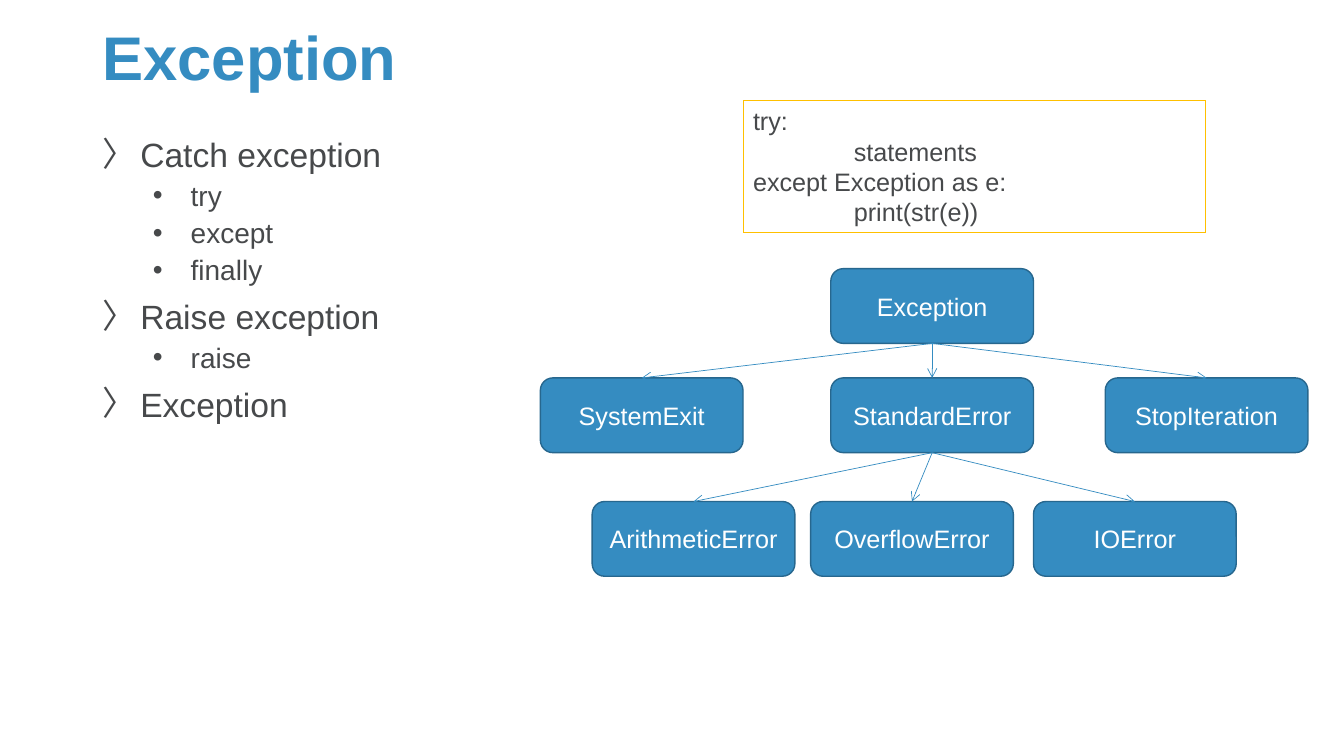
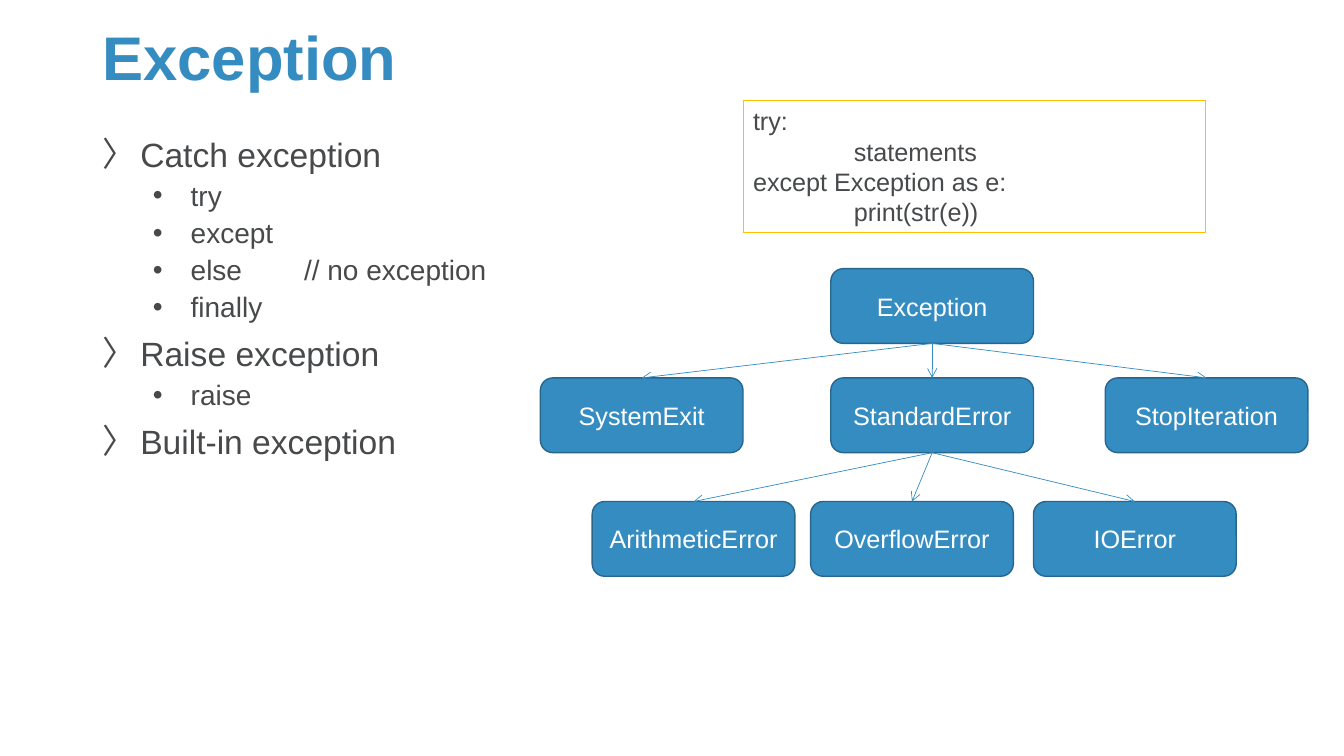
Before and after one commit to Sparks-Lu/TechNotes, a slide deck: slide 26 of Python/Python-Notes.pptx (slide 25 before the commit). Drawn at 1344x756 pixels with LibreOffice and Linux fonts; fonts in the diff are those of the drawing; background and template pictures are left out. Boxes give left, top, right and bottom in pixels: in the first picture for what was removed or moved away, otherwise in the second. Text is boxed around its words. In the diff, an @@ line names an element or a change of style, - is before the commit and + after.

```diff
--- a/Python/Python-Notes.pptx
+++ b/Python/Python-Notes.pptx
@@ text at (x1=191, y1=259, x2=486, y2=285): paragraph added @@
+  • else // no exception
@@ text at (x1=140, y1=429, x2=396, y2=461): text changed @@
-〉 Exception
+〉 Built-in exception
```
Also in this commit, not shown: 10 other slides changed, 19 slides added.
